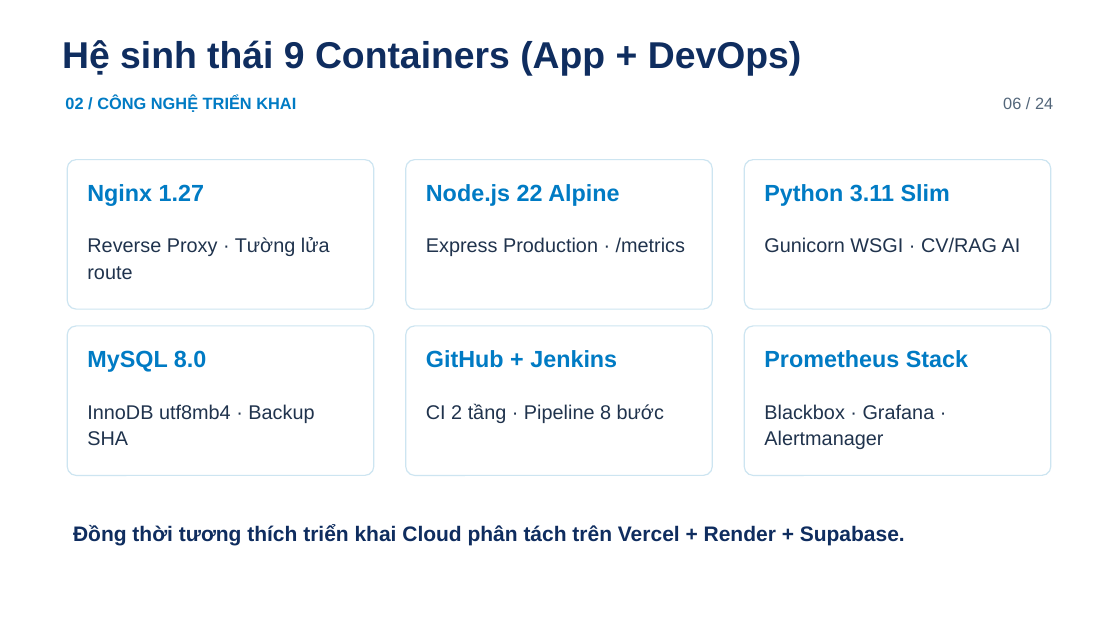
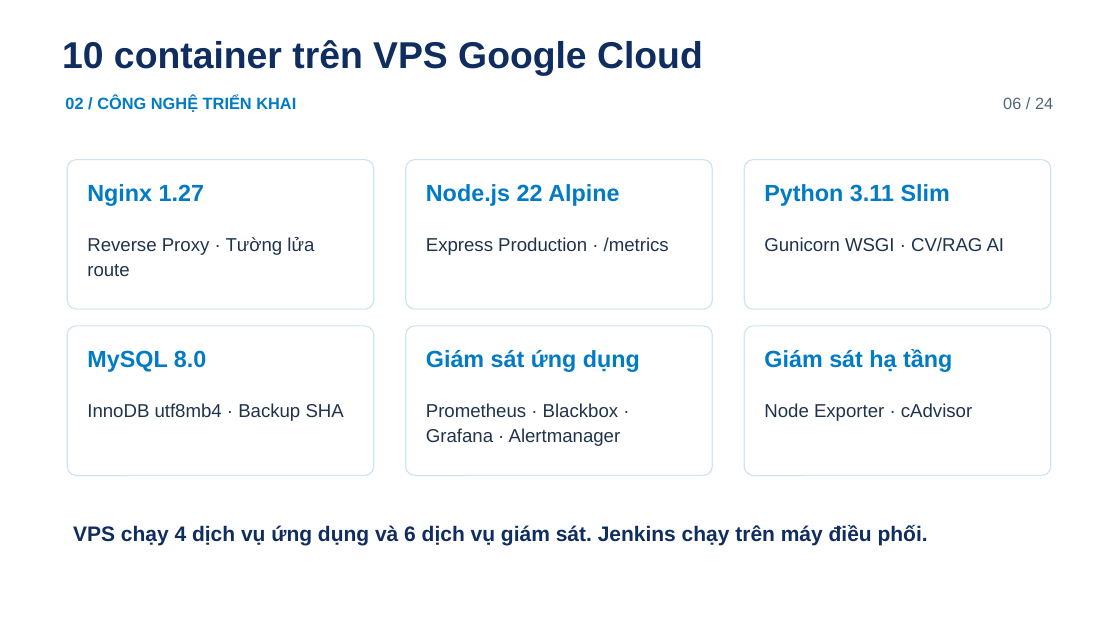
Before and after one commit to hieunofun/cong-nghe-phan-mem, a slide deck: slide 6 of JobLink_Final_Presentation.pptx. Drawn at 1120x630 pixels with LibreOffice and Linux fonts; fonts in the diff are those of the drawing; background and template pictures are left out. Boxes give left, top, right and bottom in pixels: in the first picture for what was removed or moved away, otherwise in the second. Text is boxed around its words. In the diff, an @@ line names an element or a change of style, - is before the commit and + after.

```diff
--- a/JobLink_Final_Presentation.pptx
+++ b/JobLink_Final_Presentation.pptx
@@ text at bbox=[62, 40, 703, 76]: text changed @@
-Hệ sinh thái 9 Containers (App + DevOps)
+10 container trên VPS Google Cloud
@@ text at bbox=[426, 350, 640, 372]: text changed @@
-GitHub + Jenkins
+Giám sát ứng dụng
@@ text at bbox=[764, 349, 952, 372]: text changed @@
-Prometheus Stack
+Giám sát hạ tầng
@@ size 17 to 16 pt in 4 elements at bbox=[87, 237, 314, 276], bbox=[426, 237, 669, 255], bbox=[764, 237, 1005, 252], bbox=[87, 403, 344, 421] @@
@@ text at bbox=[426, 403, 621, 446]: text changed; size 17 to 16 pt @@
-CI 2 tầng · Pipeline 8 bước
+Prometheus · Blackbox · Grafana · Alertmanager
@@ text at bbox=[764, 403, 972, 421]: text changed; size 17 to 16 pt @@
-Blackbox · Grafana · Alertmanager
+Node Exporter · cAdvisor
@@ text at bbox=[73, 525, 928, 545]: text changed @@
-Đồng thời tương thích triển khai Cloud phân tách trên Vercel + Render + Supabase.
+VPS chạy 4 dịch vụ ứng dụng và 6 dịch vụ giám sát. Jenkins chạy trên máy điều phối.
```
Also in this commit, not shown: 11 other slides changed, 2 slides added, 2 slides removed, 3 other files.
